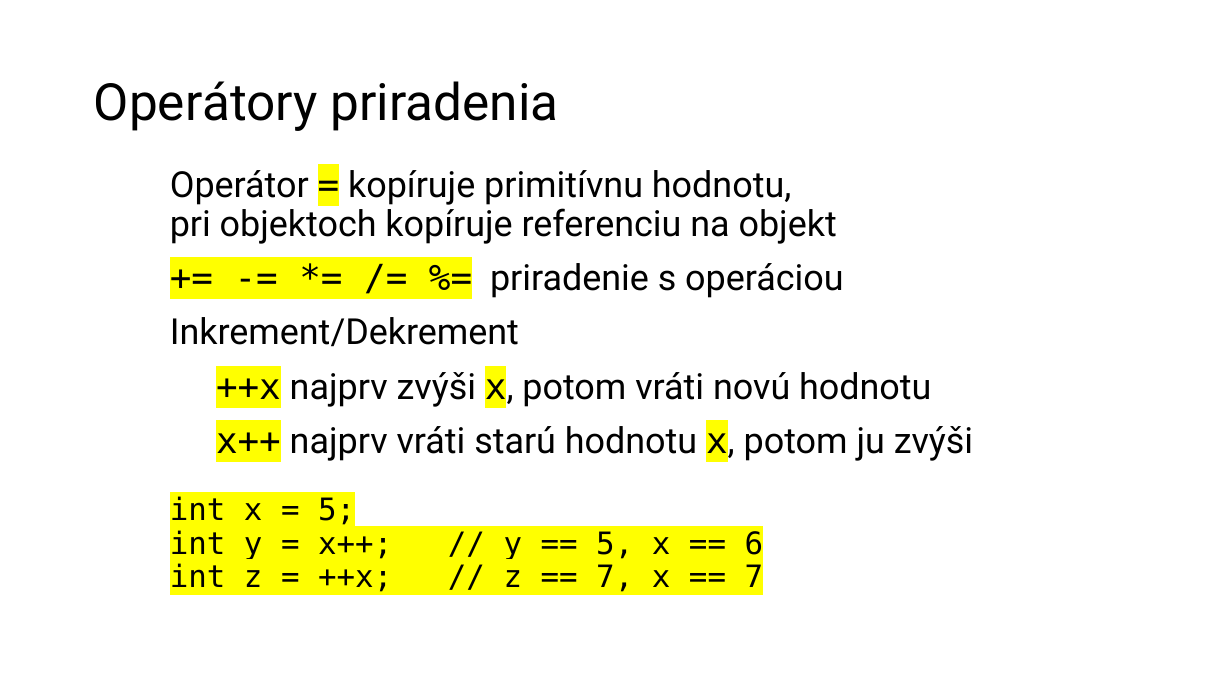
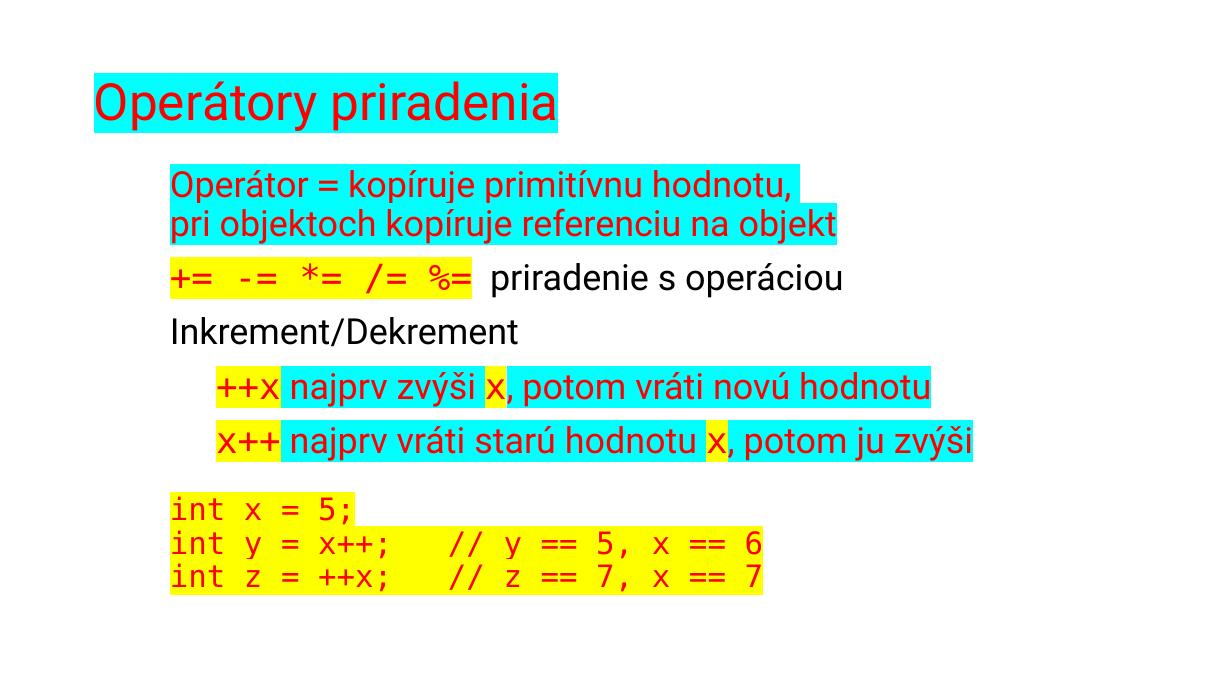
Before and after one commit to wagjo/oop, a slide deck: slide 4 of prezentacie/t06w.pptx. Drawn at 1232x693 pixels with LibreOffice and Linux fonts; fonts in the diff are those of the drawing. Boxes give left, top, right and bottom in pixels: in the first picture for what was removed or moved away, otherwise in the second. Text is boxed around its words. In the diff, an @@ line names an element or a change of style, - is before the commit and + after.

```diff
--- a/prezentacie/t06w.pptx
+++ b/prezentacie/t06w.pptx
@@ title "Operátory priradenia" at [94, 73, 559, 133]: text colour #000000 to #FF0000, highlight none to #00FFFF @@
@@ text at [170, 170, 973, 594]: text colour #000000 to #FF0000 in "Operátor = kopíruje primitívnu hodnotu, pri objektoch ...", "+= -= *= /= %=", "++x najprv zvýši x, potom vráti novú ...", "x++ najprv vráti starú hodnotu x, potom ..." and 3 more places; highlight none to #00FFFF in "Operátor kopíruje primitívnu hodnotu, pri objektoch kopíruje ...", "najprv zvýši x, potom vráti novú hodnotu", "najprv vráti starú hodnotu x, potom ju ..."; highlight #FFFF00 to #00FFFF in "=" @@
```
Also in this commit, not shown: 5 other slides changed, 3 other files.
